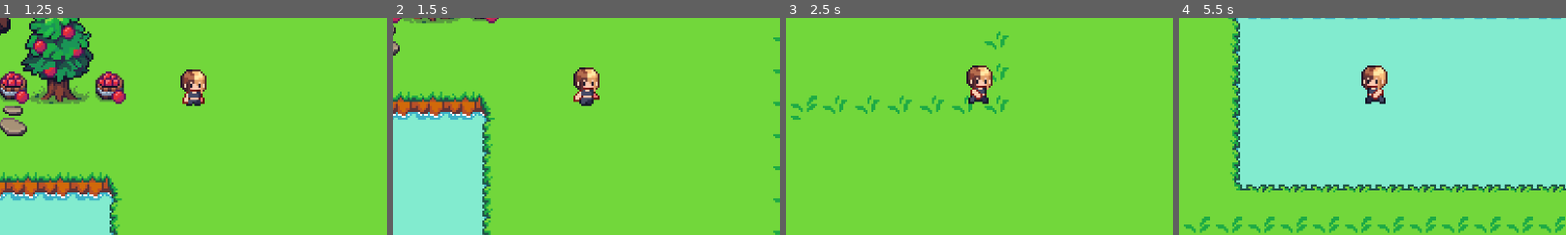
Above: before the commit, frames 1-4 (left to right).
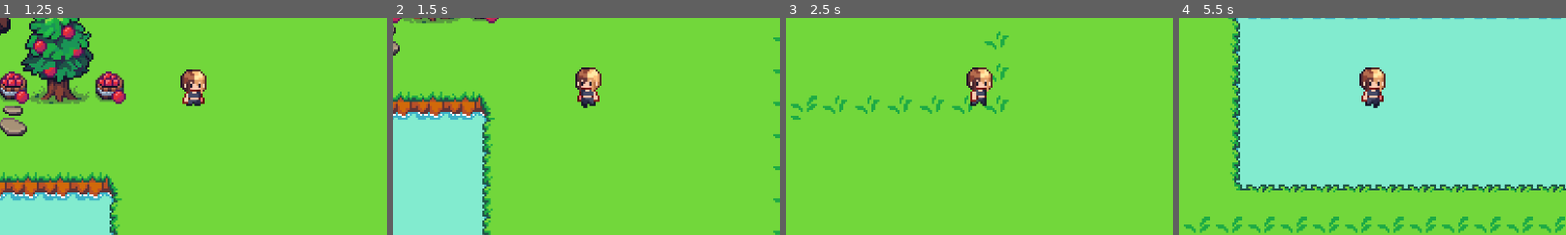
Above: after the commit, the same moments.

Repository: leommartin/Laboratorio-Godot
Game: Godot game, scene res://principal.tscn
Same seed, same stepped clock (60 frames per second), same inputs: the game is played once before the commit and once after it.
Inputs:
- Up to frame 1 (1.25 s): hold Right (move_direita) from 0.53 s (still down)
- Up to frame 2 (1.5 s): release Right (move_direita) at 1.28 s; hold Down (move_baixo) from 1.28 s (still down)
- Up to frame 3 (2.5 s): release Down (move_baixo) at 2.03 s; hold Right (move_direita) from 2.03 s (still down)
- Up to frame 4 (5.5 s): release Right (move_direita) at 2.78 s; hold Up (move_cima) 2.78-3.53 s; hold Left (move_esquerda) 3.53-5.03 s; hold Down (move_baixo) from 5.03 s (still down)
The pictures show only the part of the screen within x 22-71%, y 31-81%; the shares and areas given below are measured in that part.

Frame 1 is identical in both runs. In frame 2, 0.7% of the frame differs, in the area x 46-54%, y 22-42%; in frame 3, 0.7%; in frame 4, 1.0%, in the area x 46-54%, y 21-42%.

Commit message:
arrumando animação do personagem cima/baixo

Diff:
--- a/laboratorio-godot/player.gd
+++ b/laboratorio-godot/player.gd
@@ -22,5 +22,12 @@
 
 	if Input.is_action_just_pressed("ui_left"):
 		$AnimatedSprite2D.play("andando_tras")
+
 	if Input.is_action_just_pressed("ui_right"):
 		$AnimatedSprite2D.play("andando_frente")
+
+	if Input.is_action_just_pressed("ui_up"):
+		$AnimatedSprite2D.play("andando_cima")
+
+	if Input.is_action_just_pressed("ui_down"):
+		$AnimatedSprite2D.play("andando_baixo")
--- a/laboratorio-godot/player.tscn
+++ b/laboratorio-godot/player.tscn
@@ -1,7 +1,41 @@
-[gd_scene load_steps=25 format=3 uid="uid://def144ueq43j6"]
+[gd_scene load_steps=35 format=3 uid="uid://def144ueq43j6"]
 
 [ext_resource type="Texture2D" uid="uid://c47s1eu55v0jx" path="res://Tiny Wonder Forest 1.0/characters/main character/walk and idle.png" id="1_fwr83"]
 [ext_resource type="Script" path="res://player.gd" id="1_whl5x"]
+[ext_resource type="Texture2D" uid="uid://bqbq3gyebnygu" path="res://Tiny Wonder Forest 1.0/characters/main character/walk and idle baixo.png" id="2_3rcjq"]
+[ext_resource type="Texture2D" uid="uid://b1c30w6oy34sm" path="res://Tiny Wonder Forest 1.0/characters/main character/walk and idle cima.png" id="2_wlc0l"]
+
+[sub_resource type="AtlasTexture" id="AtlasTexture_806ip"]
+atlas = ExtResource("2_3rcjq")
+region = Rect2(0, 0, 24, 24)
+
+[sub_resource type="AtlasTexture" id="AtlasTexture_5yxk4"]
+atlas = ExtResource("2_3rcjq")
+region = Rect2(24, 0, 24, 24)
+
+[sub_resource type="AtlasTexture" id="AtlasTexture_1f251"]
+atlas = ExtResource("2_3rcjq")
+region = Rect2(48, 0, 24, 24)
+
+[sub_resource type="AtlasTexture" id="AtlasTexture_6eybt"]
+atlas = ExtResource("2_3rcjq")
+region = Rect2(72, 0, 24, 24)
+
+[sub_resource type="AtlasTexture" id="AtlasTexture_nlcaa"]
+atlas = ExtResource("2_wlc0l")
+region = Rect2(0, 0, 24, 24)
+
+[sub_resource type="AtlasTexture" id="AtlasTexture_0af0b"]
+atlas = ExtResource("2_wlc0l")
+region = Rect2(24, 0, 24, 24)
+
+[sub_resource type="AtlasTexture" id="AtlasTexture_3iybe"]
+atlas = ExtResource("2_wlc0l")
+region = Rect2(48, 0, 24, 24)
+
+[sub_resource type="AtlasTexture" id="AtlasTexture_htdx3"]
+atlas = ExtResource("2_wlc0l")
+region = Rect2(72, 0, 24, 24)
 
 [sub_resource type="AtlasTexture" id="AtlasTexture_8f1np"]
 atlas = ExtResource("1_fwr83")
@@ -85,6 +119,40 @@
 
 [sub_resource type="SpriteFrames" id="SpriteFrames_o6rho"]
 animations = [{
+"frames": [{
+"duration": 1.0,
+"texture": SubResource("AtlasTexture_806ip")
+}, {
+"duration": 1.0,
+"texture": SubResource("AtlasTexture_5yxk4")
+}, {
+"duration": 1.0,
+"texture": SubResource("AtlasTexture_1f251")
+}, {
+"duration": 1.0,
+"texture": SubResource("AtlasTexture_6eybt")
+}],
+"loop": true,
+"name": &"andando_baixo",
+"speed": 5.0
+}, {
+"frames": [{
+"duration": 1.0,
+"texture": SubResource("AtlasTexture_nlcaa")
+}, {
+"duration": 1.0,
+"texture": SubResource("AtlasTexture_0af0b")
+}, {
+"duration": 1.0,
+"texture": SubResource("AtlasTexture_3iybe")
+}, {
+"duration": 1.0,
+"texture": SubResource("AtlasTexture_htdx3")
+}],
+"loop": true,
+"name": &"andando_cima",
+"speed": 5.0
+}, {
 "frames": [{
 "duration": 1.0,
 "texture": SubResource("AtlasTexture_8f1np")
@@ -169,9 +237,9 @@
 
 [node name="AnimatedSprite2D" type="AnimatedSprite2D" parent="."]
 sprite_frames = SubResource("SpriteFrames_o6rho")
-animation = &"andando_frente"
+animation = &"andando_baixo"
 autoplay = "parado"
-frame_progress = 0.718359
+frame_progress = 0.604176
 
 [node name="CollisionShape2D" type="CollisionShape2D" parent="."]
 position = Vector2(1, 8)
Binary file added: laboratorio-godot/Tiny Wonder Forest 1.0/characters/main character/face_carachter.png
Not shown, added: laboratorio-godot/Tiny Wonder Forest 1.0/characters/main character/face_carachter.png.import
Binary file added: laboratorio-godot/Tiny Wonder Forest 1.0/characters/main character/walk and idle 2.png
Not shown, added: laboratorio-godot/Tiny Wonder Forest 1.0/characters/main character/walk and idle 2.png.import
Binary file added: laboratorio-godot/Tiny Wonder Forest 1.0/characters/main character/walk and idle baixo.png
Not shown, added: laboratorio-godot/Tiny Wonder Forest 1.0/characters/main character/walk and idle baixo.png.import
Binary file added: laboratorio-godot/Tiny Wonder Forest 1.0/characters/main character/walk and idle cima.png
Not shown, added: laboratorio-godot/Tiny Wonder Forest 1.0/characters/main character/walk and idle cima.png.import
